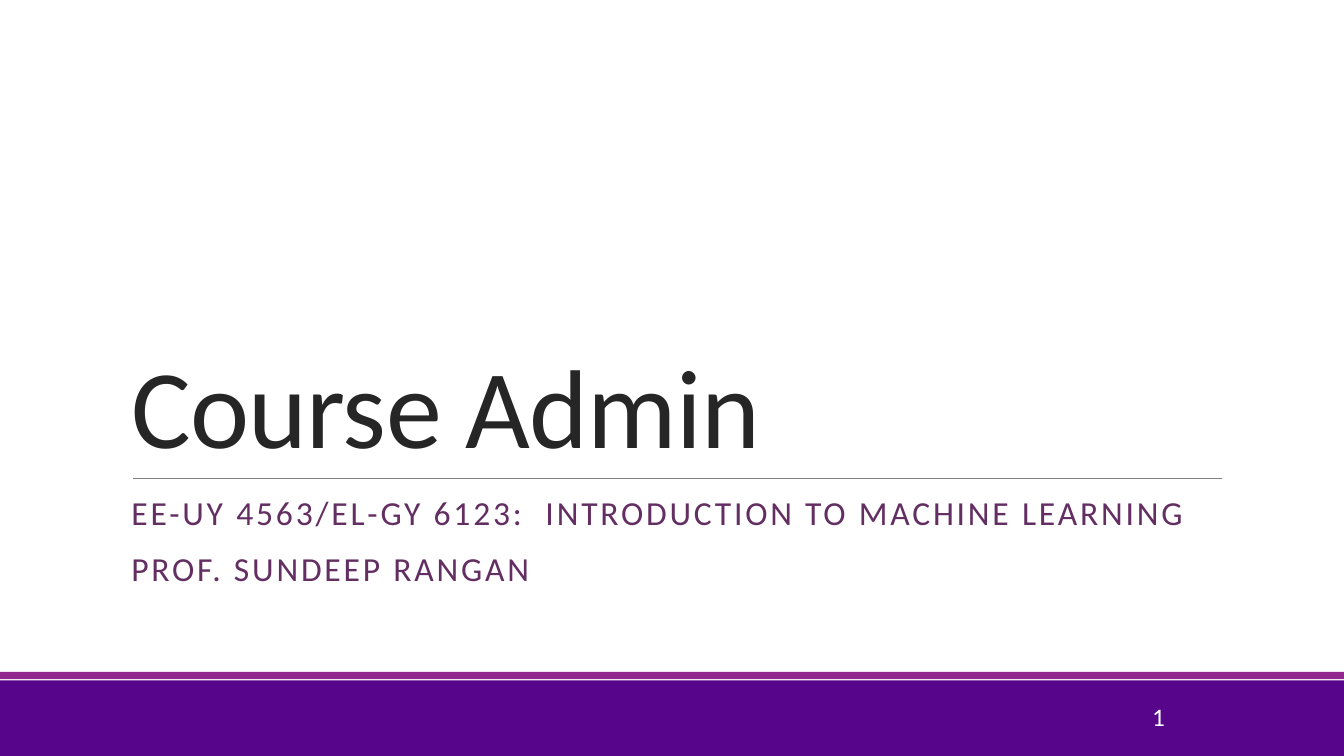
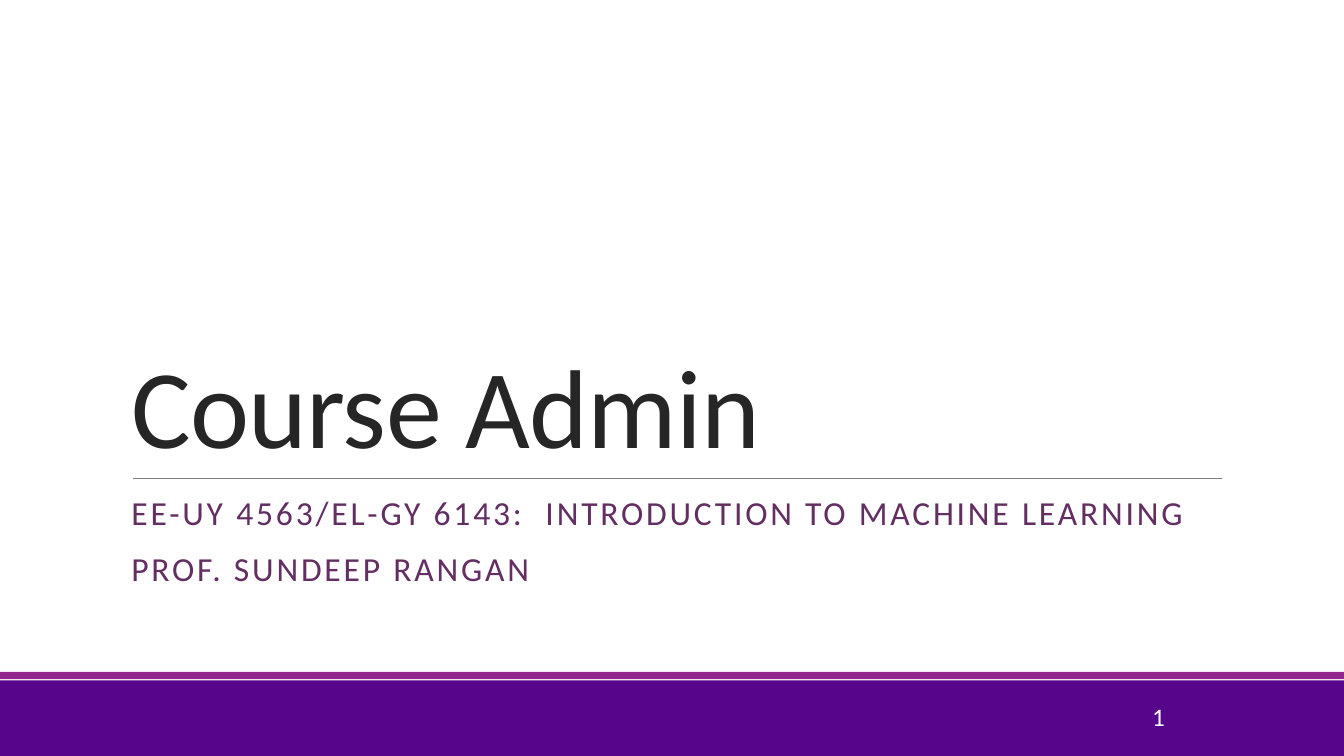
Before and after one commit to joshzzl/introml, a slide deck: slide 1 of lectures/CourseAdmin.pptx. Drawn at 1344x756 pixels with LibreOffice and Linux fonts; fonts in the diff are those of the drawing; background and template pictures are left out. Boxes give left, top, right and bottom in pixels: in the first picture for what was removed or moved away, otherwise in the second. Text is boxed around its words. In the diff, an @@ line names an element or a change of style, - is before the commit and + after.

```diff
--- a/lectures/CourseAdmin.pptx
+++ b/lectures/CourseAdmin.pptx
@@ subtitle at [131, 501, 1182, 527]: text changed @@
-EE-UY 4563/EL-GY 6123: INTRODUCTION TO MACHINE LEARNING
+EE-UY 4563/EL-GY 6143: INTRODUCTION TO MACHINE LEARNING
```
Also in this commit, not shown: 4 other files.
